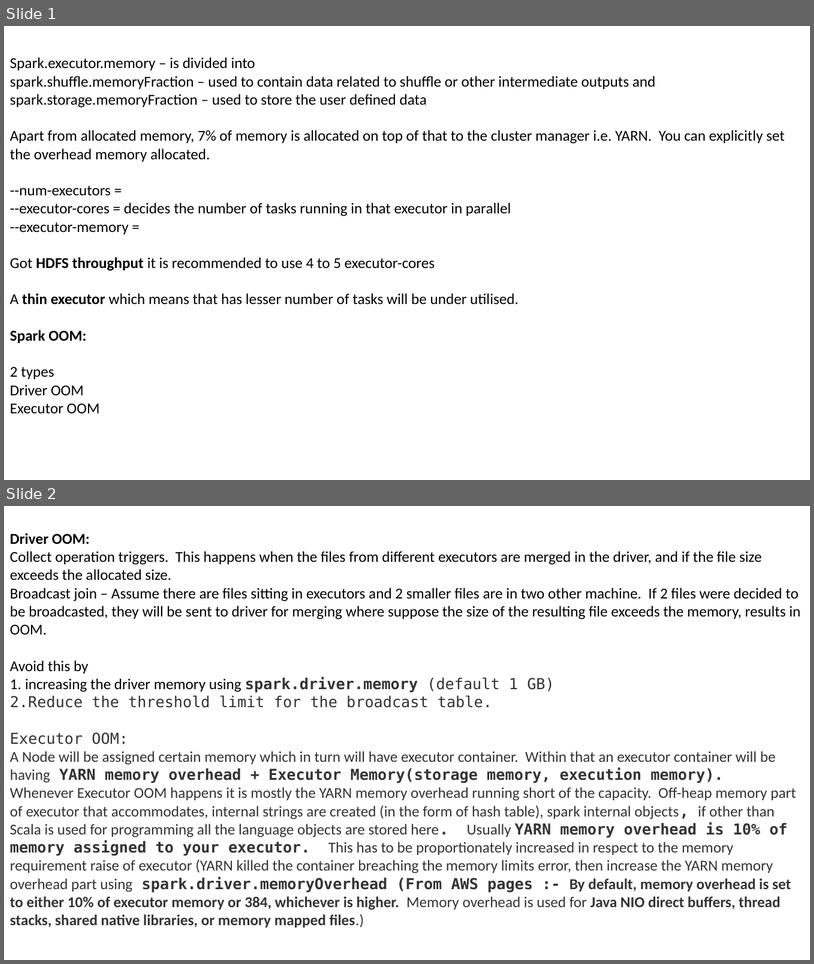
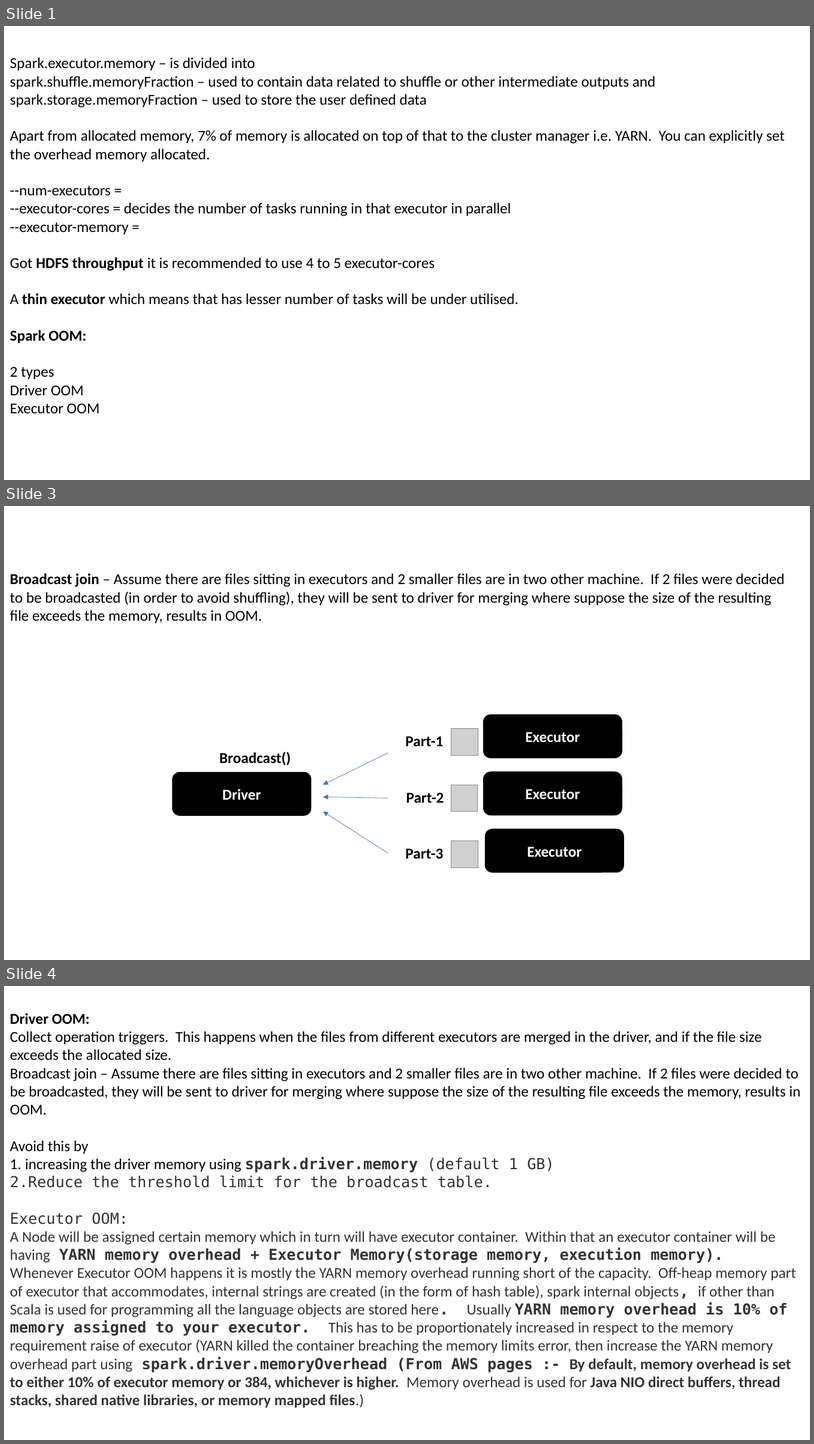
Before and after one commit to samRddhimat/onlinefiles, a slide deck: Spark Memory Tips.pptx. Shown one above the other, each under a label of ours: slides 1 and 2 before the commit, slides 1, 3 and 4 after it; the slides between them are not shown. The pictures are 814x964 and 814x1444 pixels, drawn with LibreOffice and Linux fonts; fonts in the diff are those of the drawing; grey boxes stand for pictures. Boxes give left, top, right and bottom in pixels: in the first picture for what was removed or moved away, otherwise in the second. Text is boxed around its words. In the diff, an @@ line names an element or a change of style, - is before the commit and + after.

```diff
--- a/Spark Memory Tips.pptx
+++ b/Spark Memory Tips.pptx
@@ slide 3 added at bbox=[4, 506, 810, 960], background #FFFFFF @@
@@ text added at bbox=[10, 573, 785, 623], 18 pt, text #000000 @@
+Broadcast join – Assume there are files sitting in executors and 2 smaller files are in two other machine. If 2 files were decided to be broadcasted (in order to avoid shuffling), they will be sent to driver for merging where suppose the size of the resulting file exceeds the memory, results in OOM.
@@ group added at bbox=[173, 715, 624, 872]: 4 rounded rectangles, 4 texts, 3 pictures, 3 arrows @@
+Executor
+Executor
+Executor
+Driver
+Broadcast()
+Part-1
+Part-2
+Part-3
@@ what was slide 2 is now slide 4 @@
```
Also in this commit, not shown: 1 slide changed, 5 other slides added, 4 slides removed.
